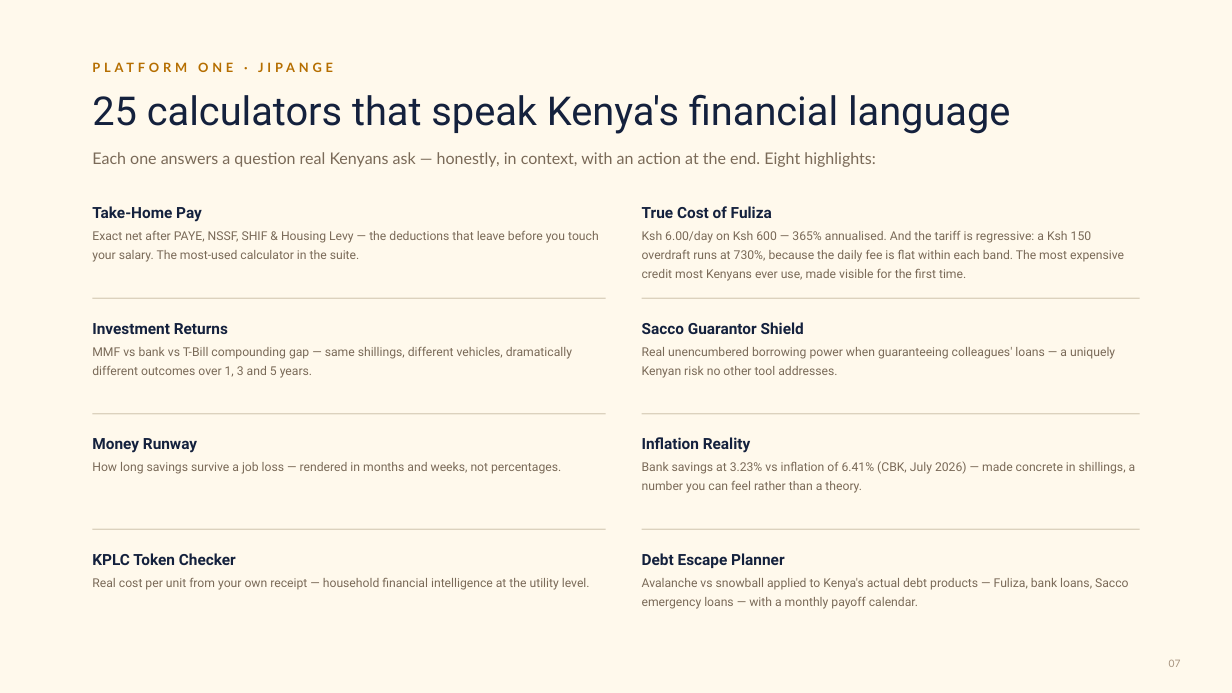
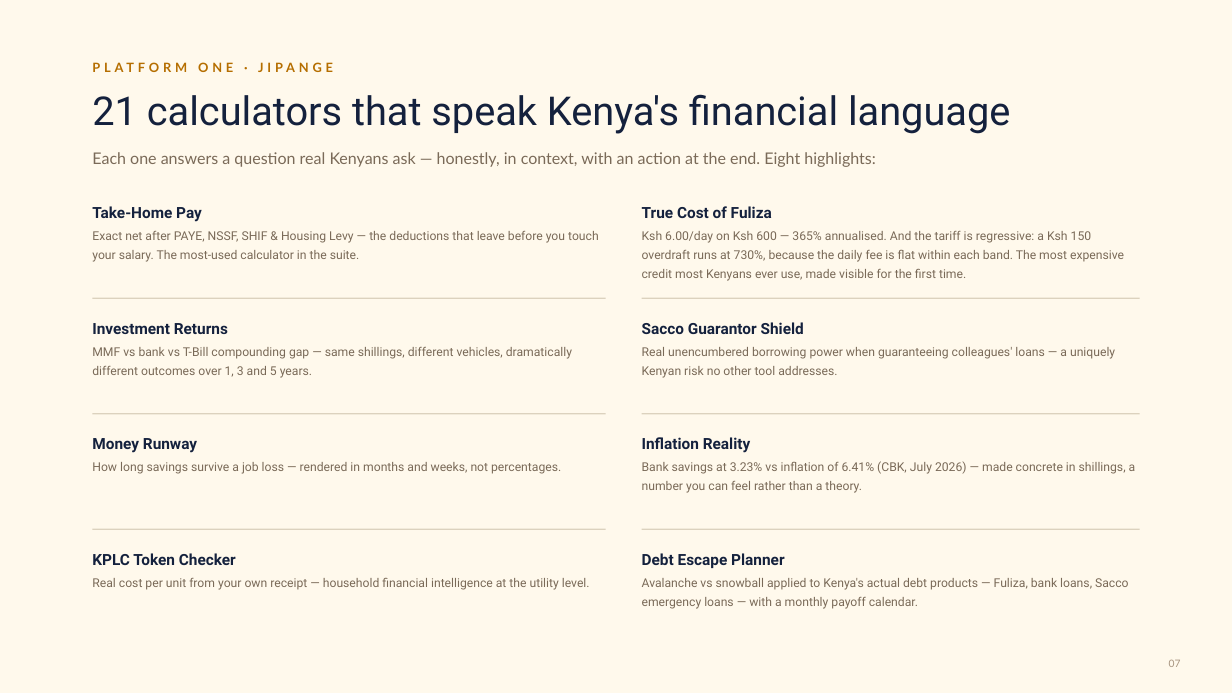
Before and after one commit to PapaDanico/Mwangaza-Yield, a slide deck: slide 7 of public/partners/jipange-mwangaza-partnership-deck.pptx. Drawn at 1232x693 pixels with LibreOffice and Linux fonts; fonts in the diff are those of the drawing. Boxes give left, top, right and bottom in pixels: in the first picture for what was removed or moved away, otherwise in the second. Text is boxed around its words. In the diff, an @@ line names an element or a change of style, - is before the commit and + after.

```diff
--- a/public/partners/jipange-mwangaza-partnership-deck.pptx
+++ b/public/partners/jipange-mwangaza-partnership-deck.pptx
@@ text at (92,94,1010,134): text changed @@
-25 calculators that speak Kenya's financial language
+21 calculators that speak Kenya's financial language
```
Also in this commit, not shown: 6 other slides changed.
